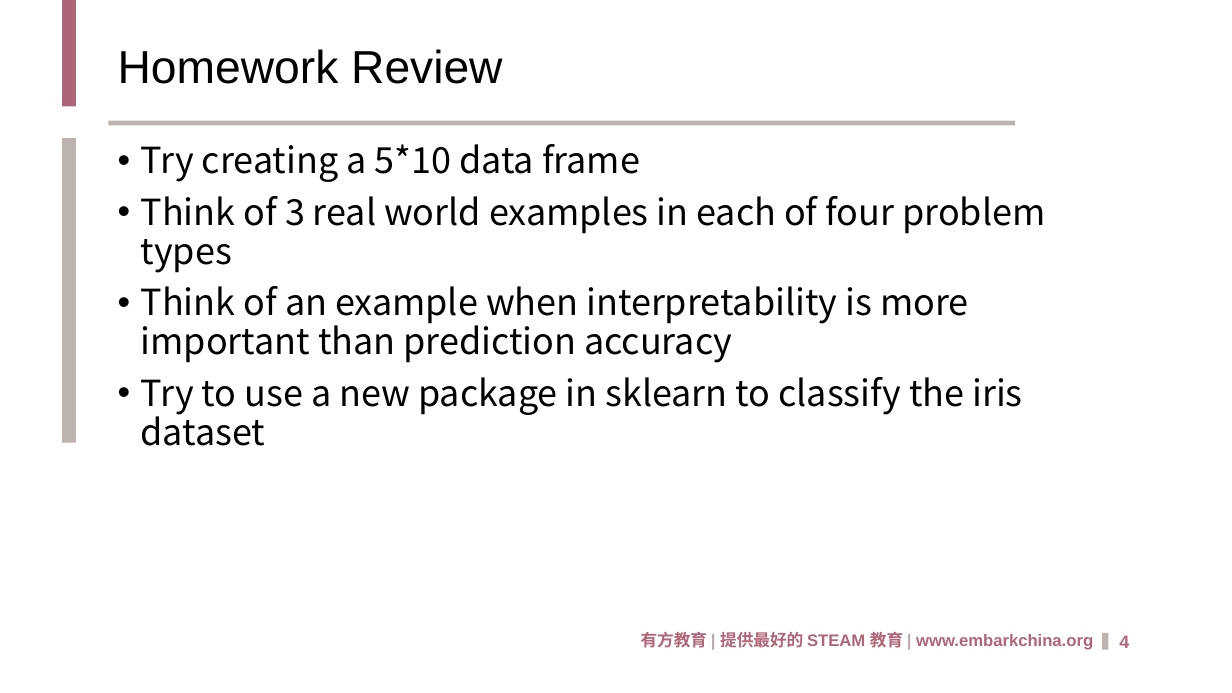
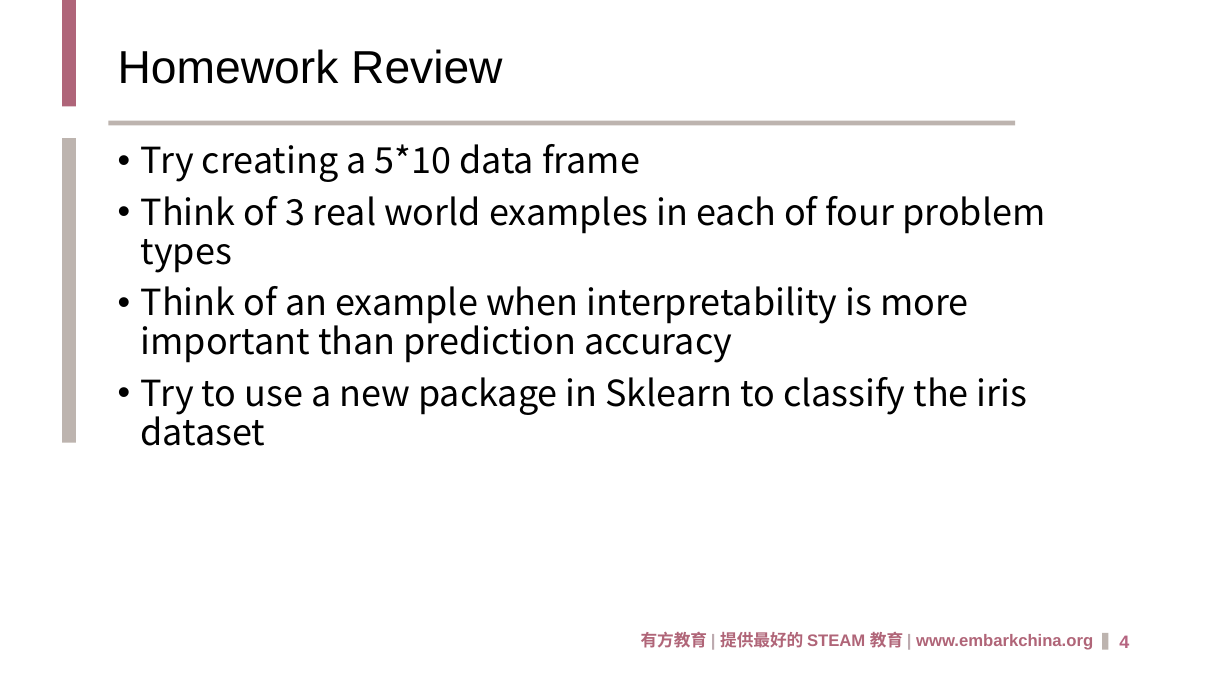
Before and after one commit to chenxu10/Kaggle_Benz, a slide deck: slide 4 of Lecture_Notes/2 Data Visualization/Lecture_1_Data_Visualization.pptx. Drawn at 1232x693 pixels with LibreOffice and Linux fonts; fonts in the diff are those of the drawing; background and template pictures are left out. Boxes give left, top, right and bottom in pixels: in the first picture for what was removed or moved away, otherwise in the second. Text is boxed around its words. In the diff, an @@ line names an element or a change of style, - is before the commit and + after.

```diff
--- a/Lecture_Notes/2 Data Visualization/Lecture_1_Data_Visualization.pptx
+++ b/Lecture_Notes/2 Data Visualization/Lecture_1_Data_Visualization.pptx
@@ text at [141, 377, 1027, 446]: text changed @@
-• Try to use a new package in sklearn to classify the iris dataset
+• Try to use a new package in Sklearn to classify the iris dataset
```
Also in this commit, not shown: 9 other files.
